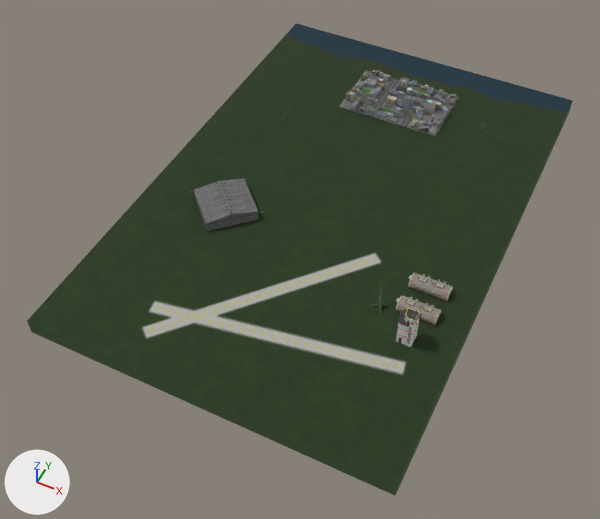
Renders of the glTF model Assets/Models/Zones/Coventry.glb from each side of a commit.
One viewpoint serves both versions: a 50 mm lens placed at (175.0, -407.0, 428.0), pointed at (-5.0, -45.0, -23.0). The axes (+X, +Y, +Z) are drawn at lower left. The lights are the same throughout. Where no turn or scale is listed for an object, it has been applied to the vertices.

The scene before the commit, as lines of its bpy script (objects in view):
```python
me_cube = bpy.data.meshes.new('Cube')
me_cube.from_pydata(...)  # a box spanning x -128.0..128.0, y -192.0..192.0, z -9.0..3.0
me_cube.materials.append(mat_strip)  # picture img_texturefield_4k
me_cylinder001_barrack_texture_map_0_002 = bpy.data.meshes.new('Cylinder001_Barrack Texture Map_0.002')
me_cylinder001_barrack_texture_map_0_002.from_pydata(...)  # 378 vertices, 802 faces; spans x -14.9..14.0, y -6.3..6.3, z 0.7..7.7
me_cylinder001_barrack_texture_map_0_002.materials.append(mat_barrack_texture_map_001)  # picture img_image_0_002
me_roadl_plane_tex_0026_0_002_0 = bpy.data.meshes.new('roadL_Plane_Tex_0026_0.002_0')
me_roadl_plane_tex_0026_0_002_0.from_pydata(...)  # 1518 vertices, 2007 faces; spans x -71.0..13.0, y -28.0..28.0, z -0.1..14.2
me_roadl_plane_tex_0026_0_002_0.materials.append(mat_tex_0026_0_002)  # picture img_image_0
ob_cube = bpy.data.objects.new('Cube', me_cube)
ob_cube.location = (0.0, 0.0, 0.0)
ob_cylinder001_barrack_texture_map_0_002 = bpy.data.objects.new('Cylinder001_Barrack Texture Map_0.002', me_cylinder001_barrack_texture_map_0_002)
ob_cylinder001_barrack_texture_map_0_002.location = (93.9, -51.3, 3.0)
ob_object_32 = bpy.data.objects.new('Object_32', me_roadl_plane_tex_0026_0_002_0)
ob_object_32.location = (30.0, 125.0, 4.0)
# also in view: 'German.Control.Tower.1.700' at (95.0, -96.0, 17.0); 'Object_2' at (-65.0, -46.0, 7.0)
```
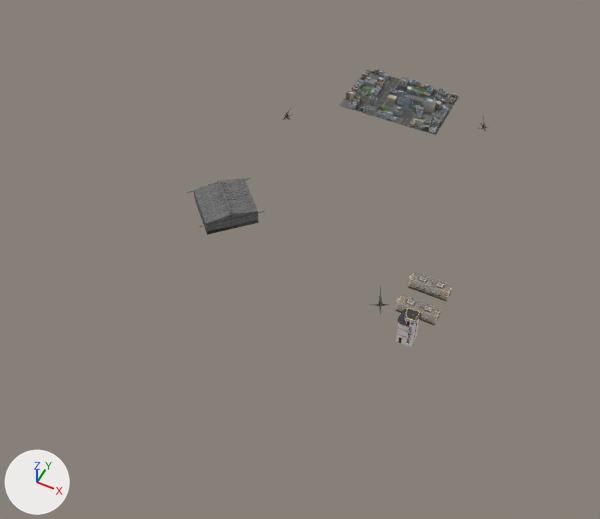
Location of each change, [x1, y1, x2, y2] in pixels of the pictures (600 x 519 px):
'Cube', deleted (green): before [27, 24, 573, 495]
'Object_32', moved: before [339, 70, 459, 136]; after [339, 69, 459, 135]

Diff of the bpy script that builds the scene:
```diff
--- a/Assets/Models/Zones/Coventry.glb.py
+++ b/Assets/Models/Zones/Coventry.glb.py
@@ ob_object_32 @@
 ob_object_32 = bpy.data.objects.new('Object_32', me_roadl_plane_tex_0026_0_002_0)
-ob_object_32.location = (30.0, 125.0, 4.0)
+ob_object_32.location = (30.0, 125.0, 5.0)
@@ ob_cube @@
-ob_cube = bpy.data.objects.new('Cube', me_cube)
-ob_cube.location = (0.0, 0.0, 0.0)
```
